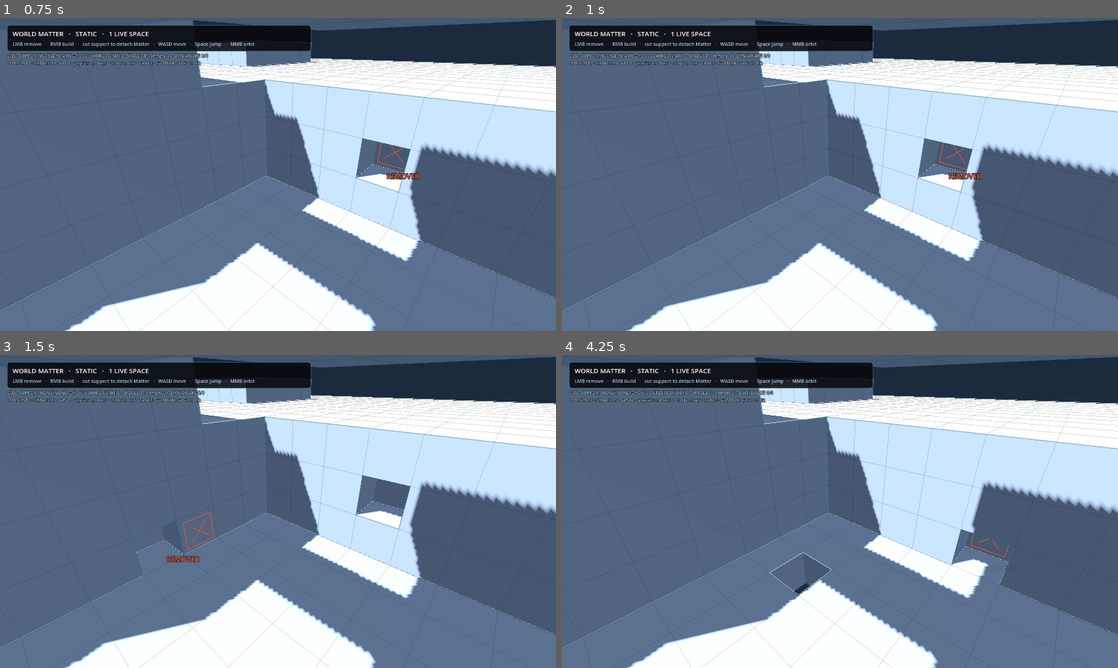
Above: before the commit, frames 1-4 (two rows, left to right).
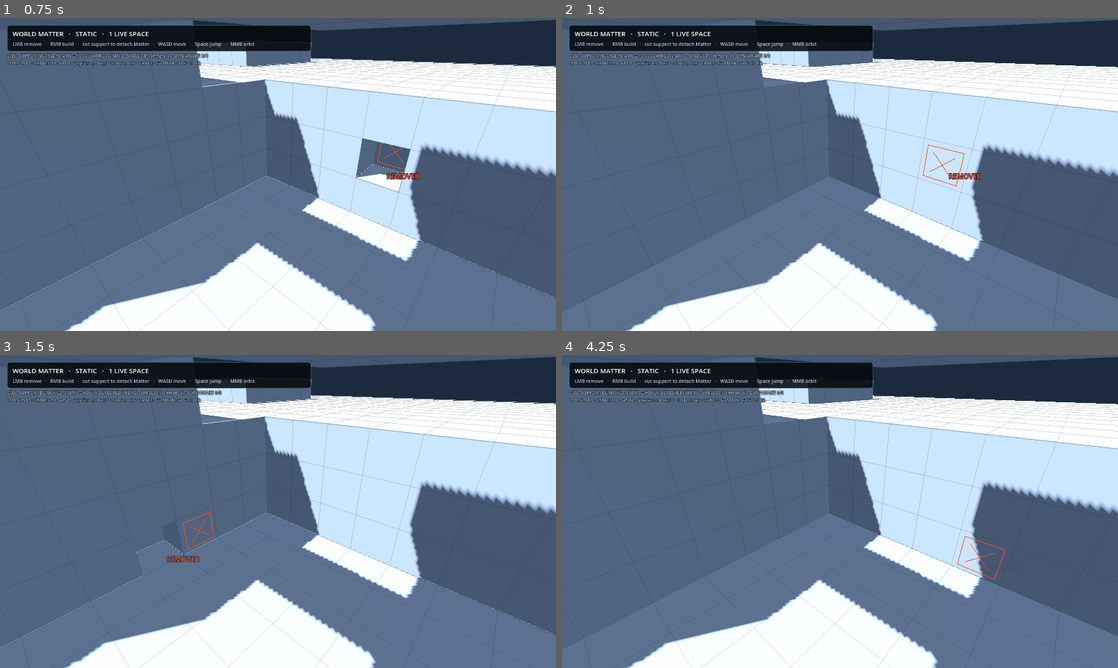
Above: after the commit, the same moments.

Repository: Jozzpoly/FrameMatter-Lab
Game: Godot game, scene res://p1/recovery_main.tscn
Two runs of this game, one before a commit and one after it. Both use one fixed random seed, a clock stepped at 60 frames per second and the inputs below.
Inputs (mouse positions are in pixels of both pictures, inside the frame that each line leads up to):
- Up to frame 1 (0.75 s): tap Enter at 0.5 s; move the mouse to (400, 158) at 0.52 s; hold D (p1_move_right) from 0.53 s (still down); tap 1 at 0.6 s; click (400, 158) at 0.67 s
- Up to frame 2 (1 s): keep holding D (p1_move_right); tap Space (p1_jump) at 0.77 s; tap 2 at 0.8 s
- Up to frame 3 (1.5 s): release D (p1_move_right) at 1.25 s; drag from (166, 527) to (250, 574) at 1.27 s
- Up to frame 4 (4.25 s): move the mouse to (895, 442) at 2.02 s; hold D (p1_move_right) 2.03-2.75 s; tap 3 at 2.1 s; tap 4 at 2.3 s; tap R (p1_reset) at 2.75 s; drag from (812, 574) to (673, 464) at 2.77 s; move the mouse to (1006, 558) at 3.52 s; press the mouse at (1006, 558) at 3.53 s; hold A (p1_move_left) from 3.53 s (still down); tap Space (p1_jump) at 3.77 s; tap 2 at 3.8 s

Frame 1 is identical in both runs. In frame 2, 1.4% of the frame differs, in the area x 0-100%, y 7-94%; in frame 3, 1.5%; in frame 4, 1.9%.
Error in both runs: Invalid call. Nonexistent function 'get_global_transform_interpolated' in base 'Node3D (SpaceQueryCharacter)'. (res://p1/camera_rig.gd:158)

Commit message:
Add live C1 scale-proxy modes

Diff:
--- a/p1/recovery_main.gd
+++ b/p1/recovery_main.gd
@@ -16,6 +16,8 @@
 const RECOVERY_CAUSAL_BRIDGE_CELL := Vector3i(14, 5, 16)
 const RECOVERY_CAUSAL_SUPPORT_CELL := Vector3i(18, 5, 17)
 const RECOVERY_BOUNDED_POLICY_BUDGET := 64
+const C1_SCALE_PROXY_REACH_BASE := 14.0
+const C1_SCALE_PROXY_FACTORS := [1.0, 2.0, 4.0, 8.0]
 const RECOVERY_ANCHOR_CELLS: Array[Vector3i] = [
 	Vector3i(1, 0, 1),
 	Vector3i(30, 0, 1),
@@ -38,6 +40,7 @@
 var _last_recovery_publication_timing: Dictionary = {}
 var _recovery_anchor_cells_current: Array[Vector3i] = []
 var _recovery_source_known_single_connected := false
+var _c1_scale_probe_factor := 1.0
 var _pending_recovery_source_connected_after_partition := false
 var _last_recovery_policy_mode := "none"
 var _last_recovery_policy_visited_cells := 0
@@ -51,6 +54,7 @@
 	_last_event = "recovery: edit ordinary Matter; detached Matter becomes physical"
 	if OS.get_cmdline_user_args().has("--c0-artifact-baseline"):
 		call_deferred("_run_c0_artifact_baseline")
+	_apply_c1_scale_probe(1.0, false)
 
 
 func get_recovery_world_space() -> LocalMatterSpace:
@@ -61,6 +65,14 @@
 	return _recovery_demo_space
 
 
+func get_c1_scale_probe_factor() -> float:
+	return _c1_scale_probe_factor
+
+
+func get_c1_scale_probe_equivalent_cell_meters() -> float:
+	return 1.0 / maxf(1.0, _c1_scale_probe_factor)
+
+
 func get_recovery_causal_bridge_cell_for_test() -> Vector3i:
 	return RECOVERY_CAUSAL_BRIDGE_CELL
 
@@ -91,6 +103,42 @@
 
 func get_last_recovery_publication_timing() -> Dictionary:
 	return _last_recovery_publication_timing.duplicate(true)
+
+
+func _unhandled_input(event: InputEvent) -> void:
+	if event is InputEventKey:
+		var key := event as InputEventKey
+		if key.pressed and not key.echo:
+			var requested_scale := 0.0
+			match key.physical_keycode:
+				KEY_1:
+					requested_scale = C1_SCALE_PROXY_FACTORS[0]
+				KEY_2:
+					requested_scale = C1_SCALE_PROXY_FACTORS[1]
+				KEY_3:
+					requested_scale = C1_SCALE_PROXY_FACTORS[2]
+				KEY_4:
+					requested_scale = C1_SCALE_PROXY_FACTORS[3]
+			if requested_scale > 0.0:
+				_apply_c1_scale_probe(requested_scale, true)
+				get_viewport().set_input_as_handled()
+				return
+	super._unhandled_input(event)
+
+
+func _apply_c1_scale_probe(scale_factor: float, reset_world: bool) -> void:
+	var clamped := clampf(scale_factor, 1.0, 8.0)
+	_c1_scale_probe_factor = clamped
+	_player.apply_scale_probe(clamped)
+	set_player_speed_scale(clamped)
+	_interactor.max_distance = C1_SCALE_PROXY_REACH_BASE * clamped
+	_camera_rig.apply_scale_probe(clamped)
+	if reset_world:
+		_reset_experiment()
+		_last_event = "C1 scale proxy %.0fx (~%.3f m relative cell); world reset for clean comparison" % [
+			clamped,
+			1.0 / clamped,
+		]
 
 
 func _initialize_space() -> void:
